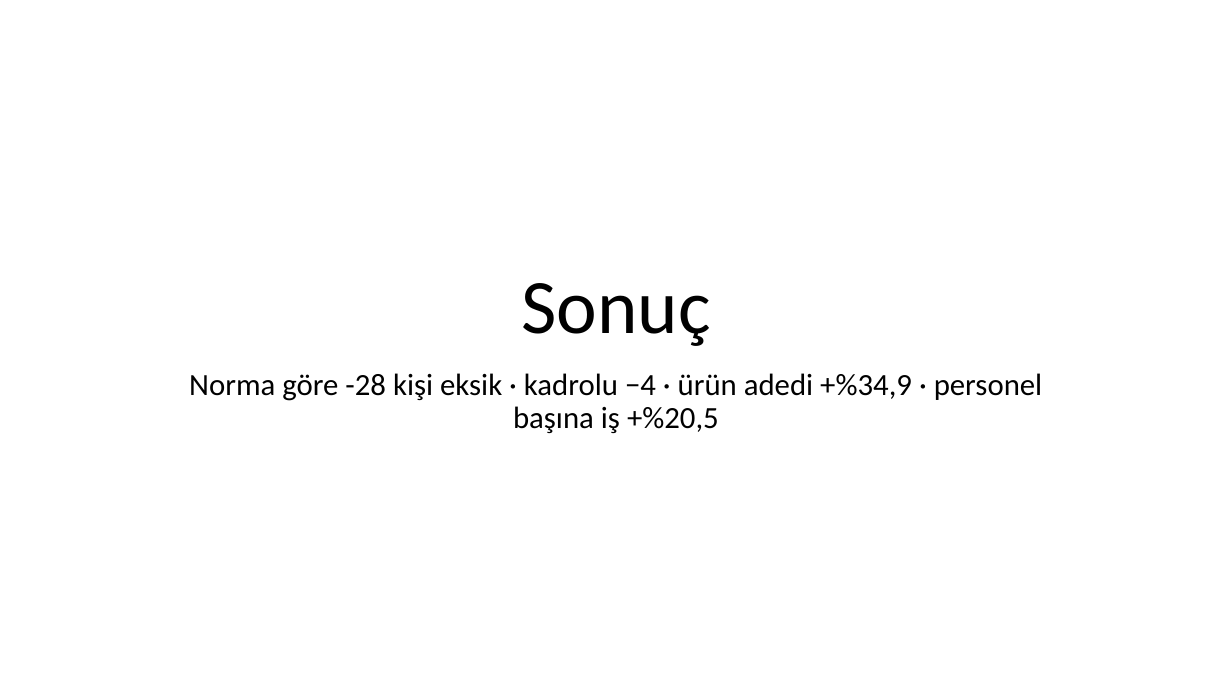
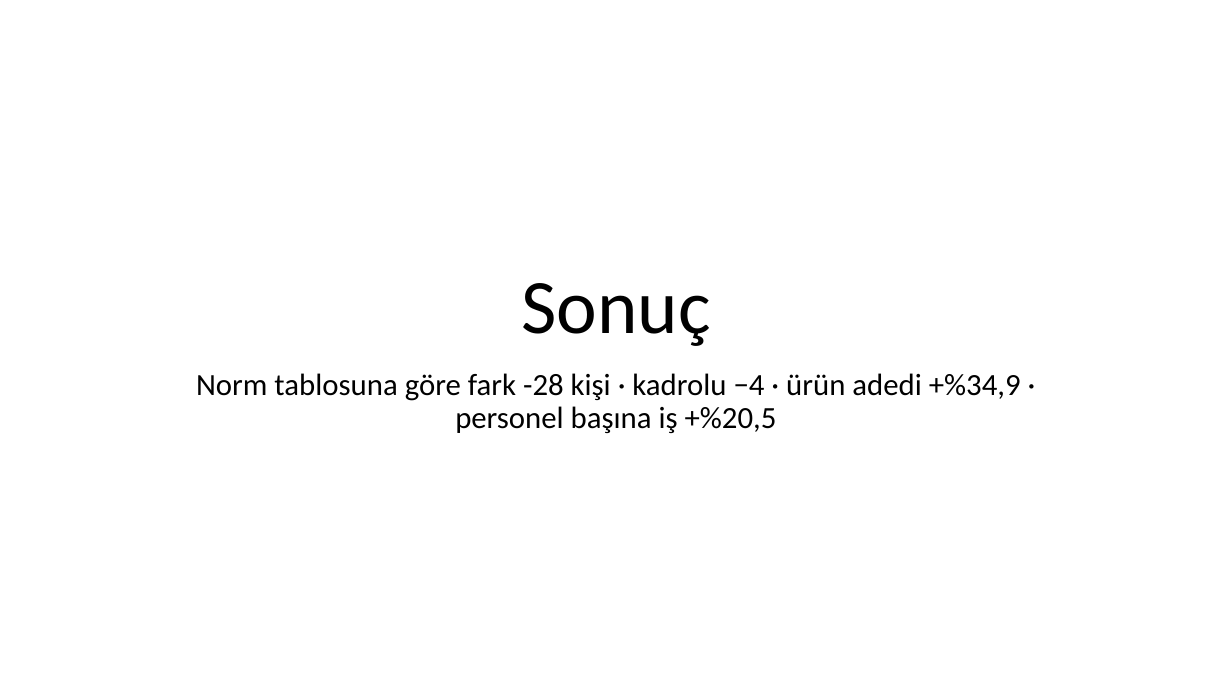
Before and after one commit to fikrierenn/pusula, a slide deck: slide 21 of briefings/sezon-kadro-20260902/sunum-kadro-sezon2026.pptx. Drawn at 1232x693 pixels with LibreOffice and Linux fonts; fonts in the diff are those of the drawing; background and template pictures are left out. Boxes give left, top, right and bottom in pixels: in the first picture for what was removed or moved away, otherwise in the second. Text is boxed around its words. In the diff, an @@ line names an element or a change of style, - is before the commit and + after.

```diff
--- a/briefings/sezon-kadro-20260902/sunum-kadro-sezon2026.pptx
+++ b/briefings/sezon-kadro-20260902/sunum-kadro-sezon2026.pptx
@@ subtitle at [196, 373, 1021, 433]: text changed @@
-Norma göre -28 kişi eksik · kadrolu −4 · ürün adedi +%34,9 · personel başına iş +%20,5
+Norm tablosuna göre fark -28 kişi · kadrolu −4 · ürün adedi +%34,9 · personel başına iş +%20,5
```
Also in this commit, not shown: 7 other slides changed.
